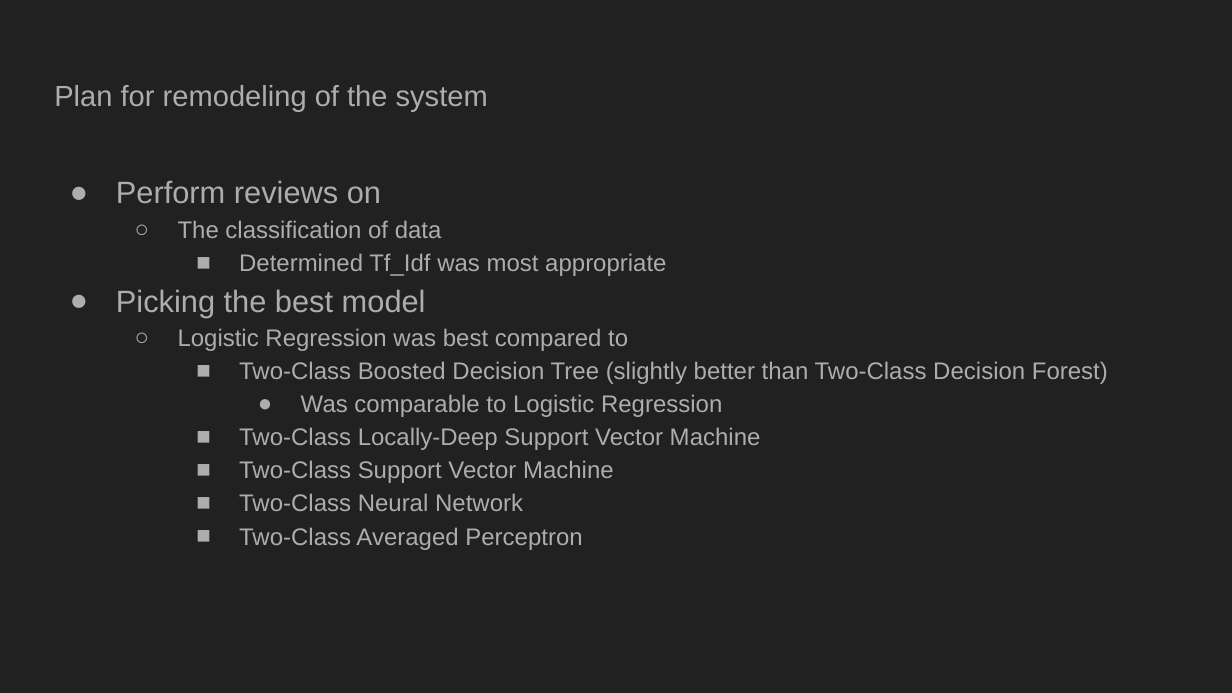
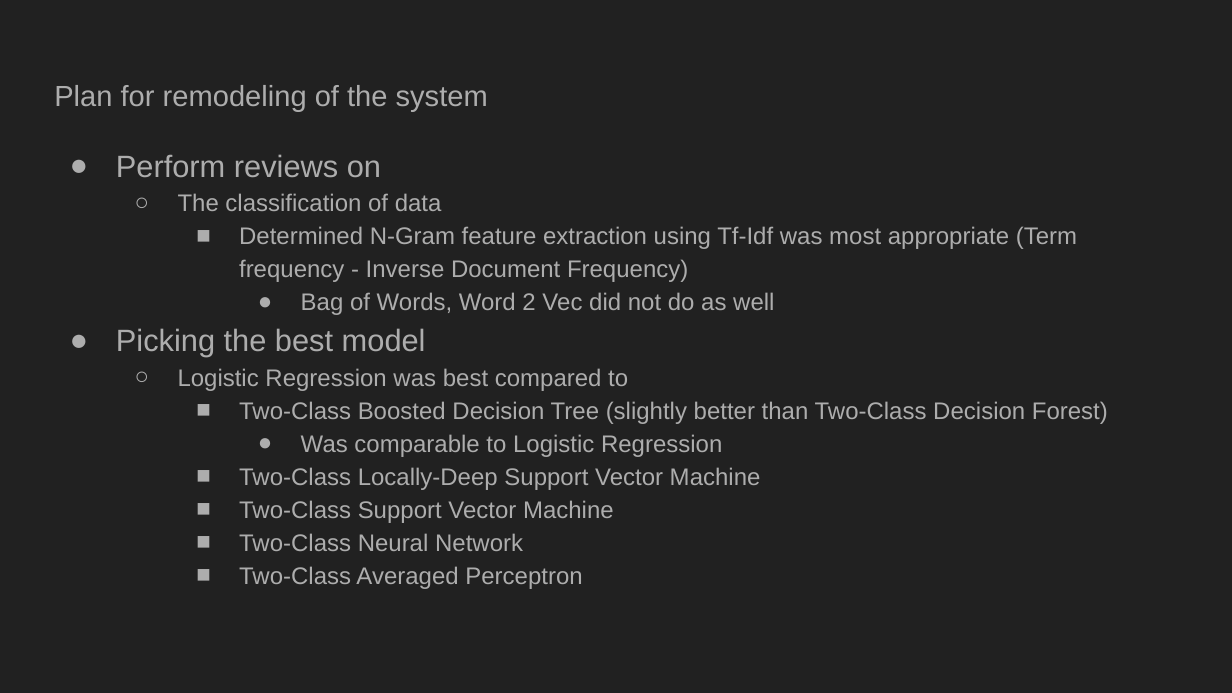
Before and after one commit to bwvidro/dsci644_team_d, a slide deck: slide 9 of Presentation/DSCI-644.pptx. Drawn at 1232x693 pixels with LibreOffice and Linux fonts; fonts in the diff are those of the drawing. Boxes give left, top, right and bottom in pixels: in the first picture for what was removed or moved away, otherwise in the second. Text is boxed around its words. In the diff, an @@ line names an element or a change of style, - is before the commit and + after.

```diff
--- a/Presentation/DSCI-644.pptx
+++ b/Presentation/DSCI-644.pptx
@@ text "Perform reviews on": place and size @@
-text "Perform reviews on" at (116,180,1108,550)
+text "Perform reviews on" at (116,154,1108,589)
@@ text at (239,226,1077,315): text changed @@
-    ■ Determined Tf_Idf was most appropriate
+    ■ Determined N-Gram feature extraction using Tf-Idf was most appropriate (Term frequency - Inverse Document Frequency)
+      ● Bag of Words, Word 2 Vec did not do as well
```
Also in this commit, not shown: 8 other slides changed, 2 slides added, 1 slide removed.
